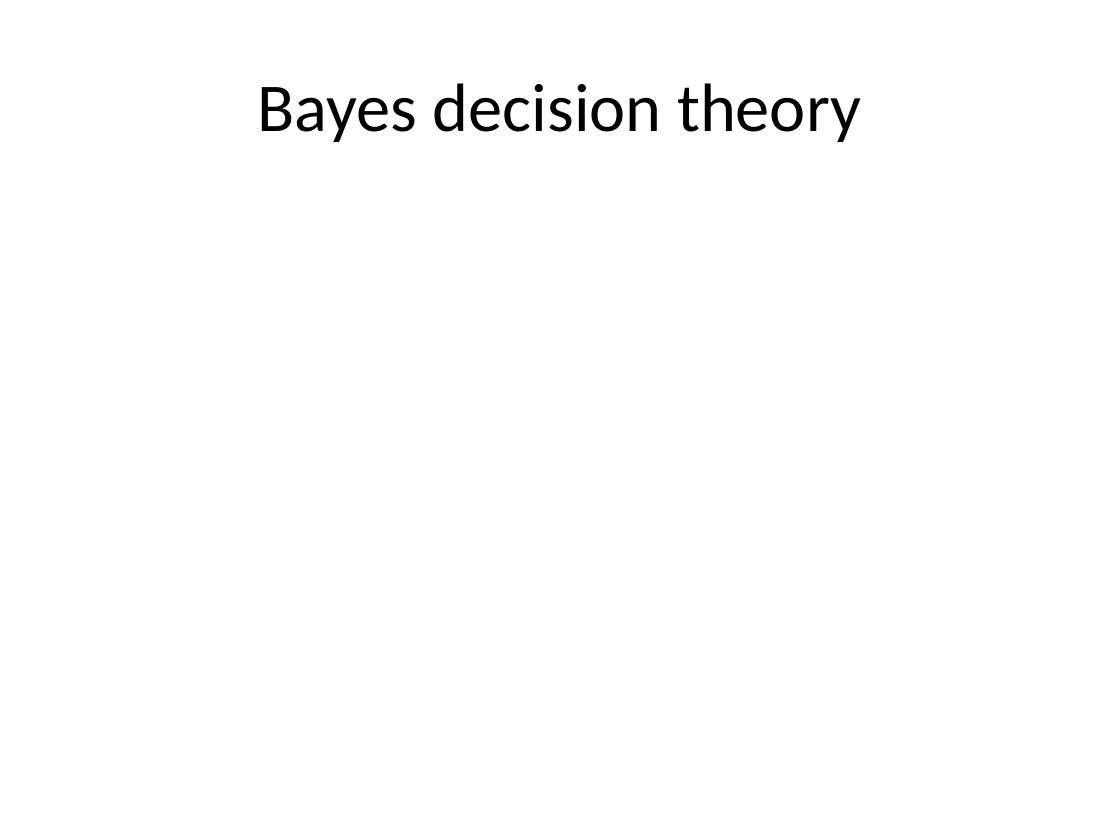
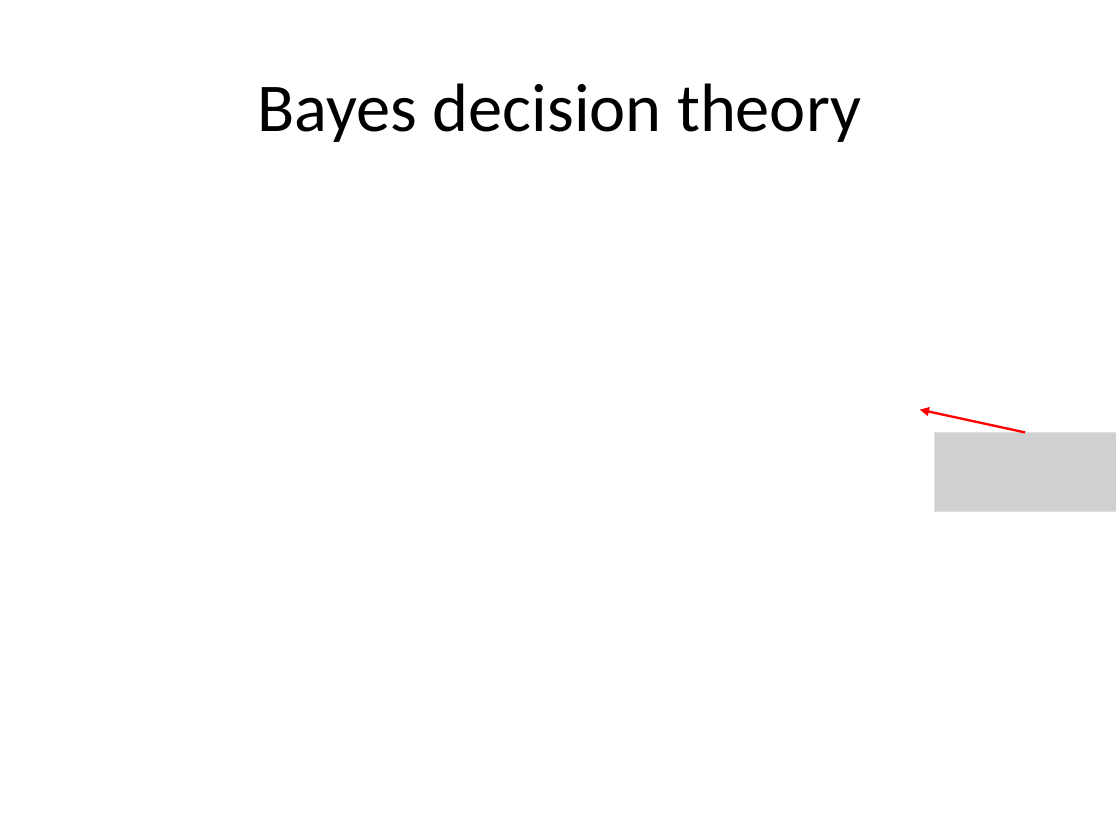
Before and after one commit to wang296/CS6501-Text-Mining, a slide deck: slide 7 of docs/Text Categorization.pptx. Drawn at 1120x840 pixels with LibreOffice and Linux fonts; fonts in the diff are those of the drawing; grey boxes stand for pictures. Boxes give left, top, right and bottom in pixels: in the first picture for what was removed or moved away, otherwise in the second. Text is boxed around its words. In the diff, an @@ line names an element or a change of style, - is before the commit and + after.

```diff
--- a/docs/Text Categorization.pptx
+++ b/docs/Text Categorization.pptx
@@ arrow added from (1025, 432) to (920, 410), #FF0000 1.5 pt @@
@@ picture added at (934,432,1116,512) @@
```
Also in this commit, not shown: 2 other slides changed, 9 slides added, 1 other file.
